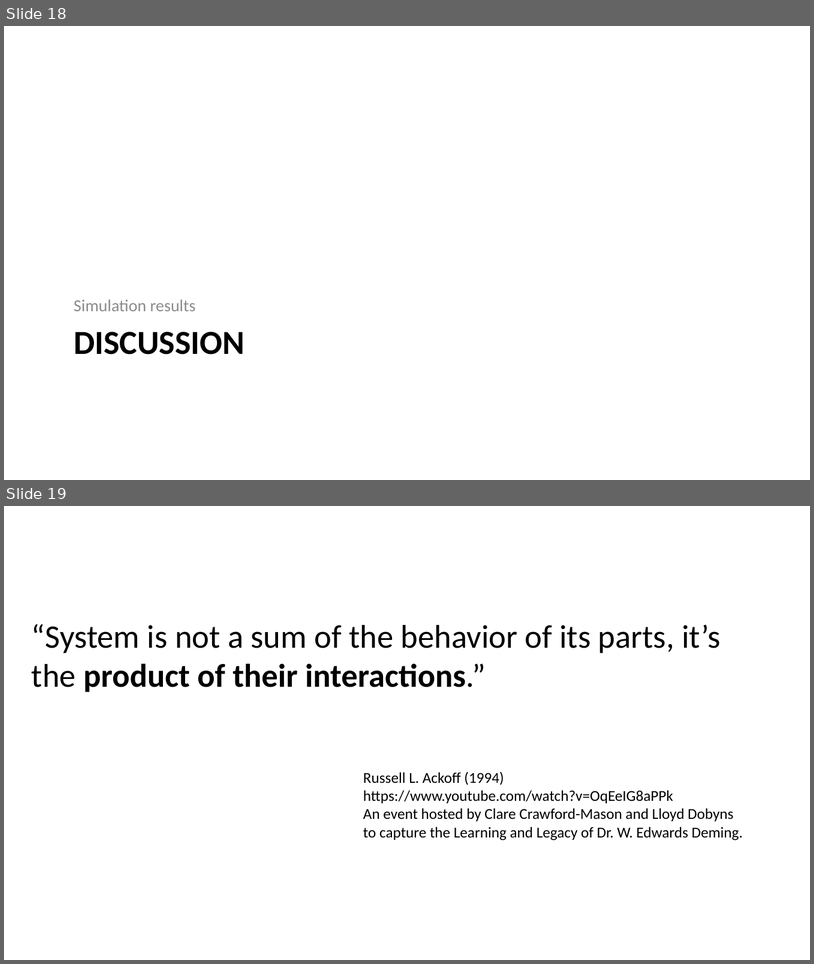
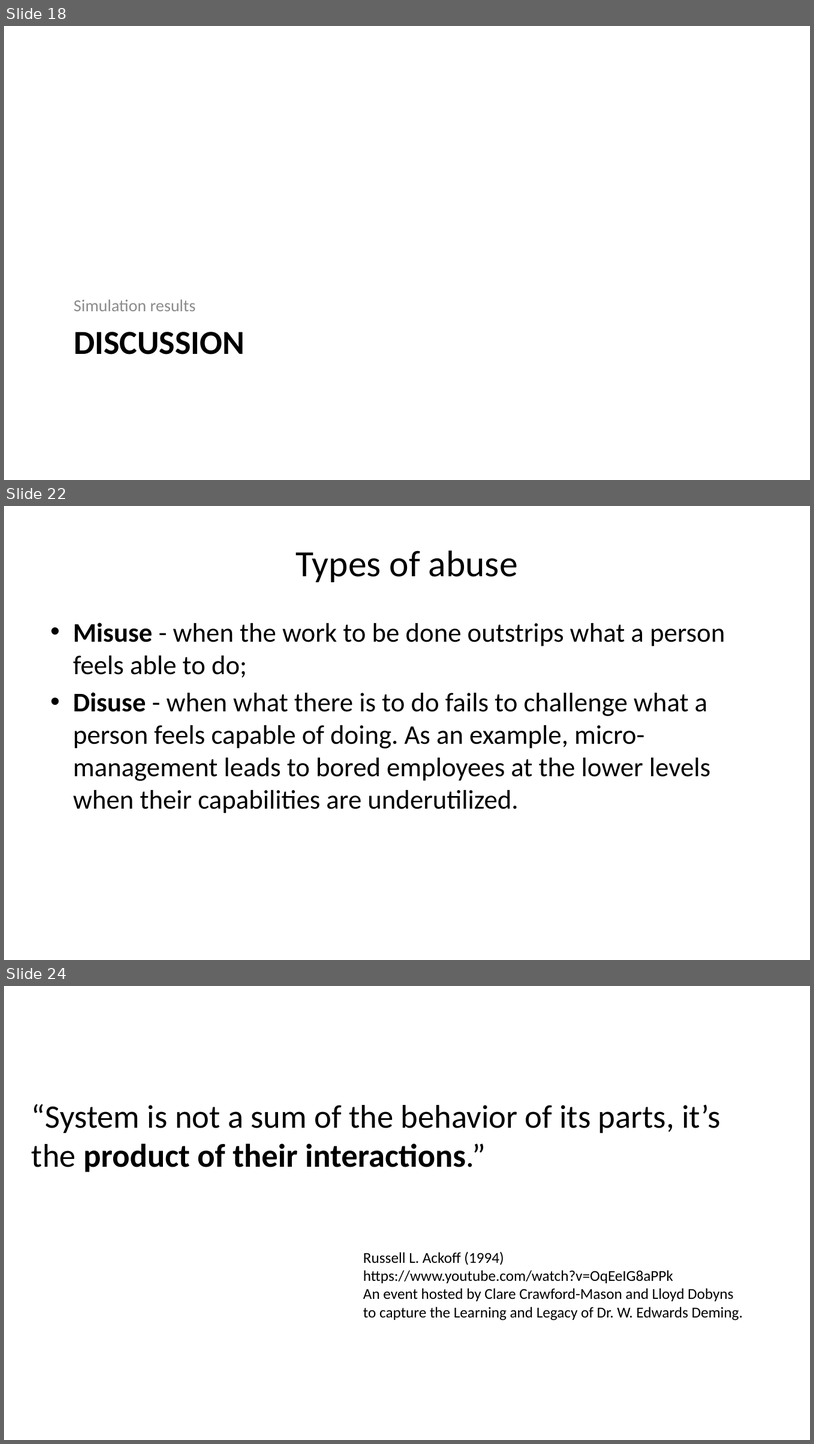
Before and after one commit to kedehub/knowledge_discovery_game, a slide deck: Knowledge Discovery Game.pptx. Shown one above the other, each under a label of ours: slides 18 and 19 before the commit, slides 18, 22 and 24 after it; the slides between them are not shown. The pictures are 814x964 and 814x1444 pixels, drawn with LibreOffice and Linux fonts; fonts in the diff are those of the drawing; background and template pictures are left out. Boxes give left, top, right and bottom in pixels: in the first picture for what was removed or moved away, otherwise in the second. Text is boxed around its words. In the diff, an @@ line names an element or a change of style, - is before the commit and + after.

```diff
--- a/Knowledge Discovery Game.pptx
+++ b/Knowledge Discovery Game.pptx
@@ slide 22 added at bbox=[4, 506, 810, 960], background #FFFFFF @@
@@ title added at bbox=[296, 550, 518, 582], 44 pt, text #000000 @@
+Types of abuse
@@ text added at bbox=[73, 622, 725, 813], 32 pt, text #000000 @@
+• Misuse - when the work to be done outstrips what a person feels able to do;
+• Disuse - when what there is to do fails to challenge what a person feels capable of doing. As an example, micro-management leads to bored employees at the lower levels when their capabilities are underutilized.
@@ what was slide 19 is now slide 24 @@
```
Also in this commit, not shown: 3 slides changed, 12 other slides added, 2 slides removed.
